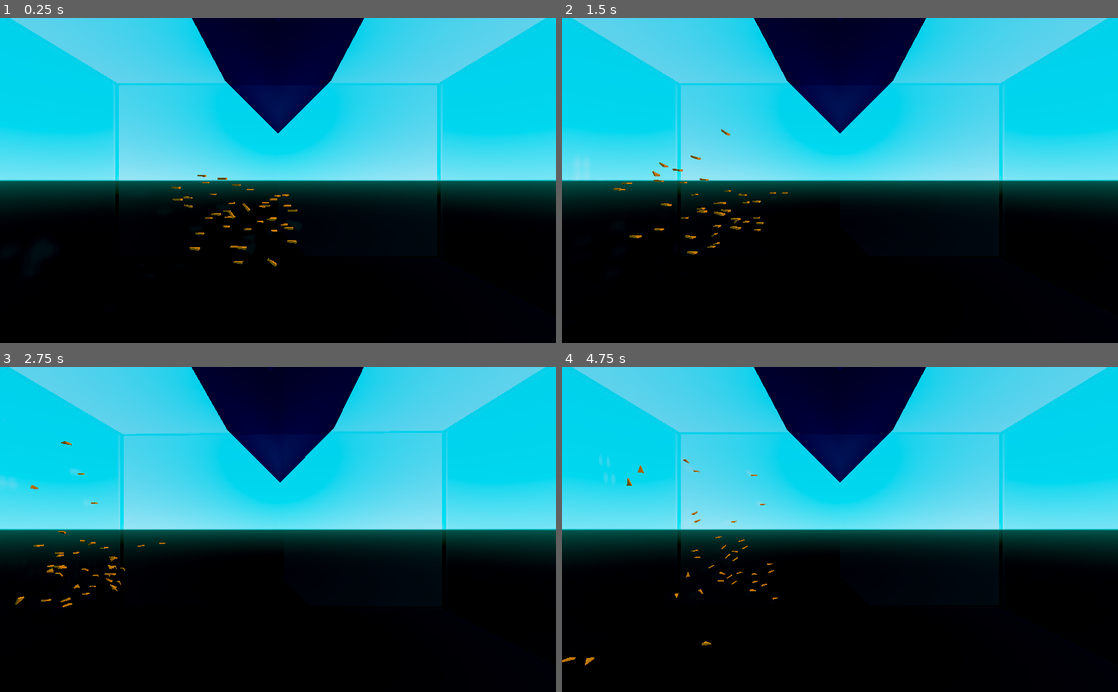
Above: before the commit, frames 1-4 (two rows, left to right).
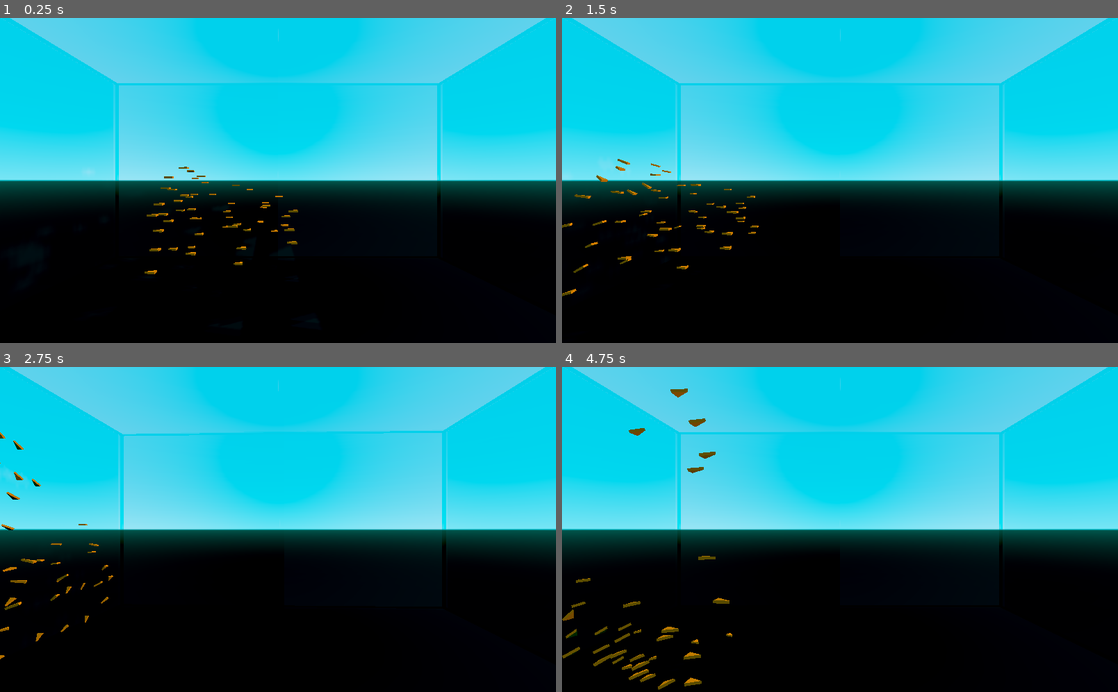
Above: after the commit, the same moments.

Repository: douwest/boids
Game: Godot game, scene res://World/World.tscn
Two runs of this game, one before a commit and one after it. Both use one fixed random seed, a clock stepped at 60 frames per second and the inputs below.
Inputs:
- Up to frame 1 (0.25 s): no input
- Up to frame 2 (1.5 s): hold Right (ui_right) 0.53-1.28 s; hold Left (ui_left) from 1.28 s (still down)
- Up to frame 3 (2.75 s): release Left (ui_left) at 2.03 s; hold Right (ui_right) from 2.03 s (still down)
- Up to frame 4 (4.75 s): release Right (ui_right) at 3.53 s; hold Left (ui_left) from 3.53 s (still down)

The runs differ from the first frame. In frame 1, 7.0% of the frame differs, in the area x 15-66%, y 0-79%; in frame 2, 7.4%; in frame 3, 7.3%; in frame 4, 7.8%, in the area x 0-66%, y 0-100%.

Commit message:
tweaked collision avoidance algorithm

Diff:
--- a/Boids/Boid.gd
+++ b/Boids/Boid.gd
@@ -2,26 +2,49 @@
 class_name Boid
 
 var direction = Vector3.FORWARD
-var velocity = Vector3.FORWARD
+var velocity = Vector3(-0.1,0,-1)
 
 onready var collisionRays = $CollisionRays
 onready var detectionZone = $DetectionZone
-onready var intent = make_ray(Vector3.FORWARD, BoidProperties.collision_depth * 1.5, true)
+onready var debug = $Debug
+onready var geom = $Debug/ImmediateGeometry
+onready var velocity_ray = make_ray(Vector3(0,0,0), 1, true)
 
 func _ready() -> void:
-	generate_collision_rays()
-	add_child(intent)
+	$Debug.add_child(velocity_ray)
+#	for n in BoidUtils.ray_directions.size():
+#		geom.begin(Mesh.PRIMITIVE_LINES)
+#		geom.add_vertex(collisionRays.transform.origin)
+#		geom.add_vertex(collisionRays.transform.origin + BoidUtils.ray_directions[n])
+#		geom.end()
 
-func _physics_process(delta) -> void:
+func _physics_process(delta):
 	var acceleration = Vector3.ZERO
 	var nearby_boids = get_nearby_boids()
 
-	#for boid in nearby_boids: make this a loop for all behaviours so it runs much faster
+	var average_offset = Vector3.ZERO
+	var average_heading = Vector3.ZERO
 
-	var cohesion_force = steer_towards(cohesion(nearby_boids)) * BoidProperties.cohesion_weight
-	var alignment_force = steer_towards(alignment(nearby_boids)) * BoidProperties.alignment_weight
-	var separation_force = steer_towards(separation(nearby_boids)) * BoidProperties.separation_weight
-	var avoidance_force = steer_towards(avoidance()) * BoidProperties.avoidance_weight
+	var cohesion_direction = Vector3.ZERO
+	var separation_direction = Vector3.ZERO
+	var alignment_direction = Vector3.ZERO
+
+	var number_of_boids = nearby_boids.size()
+
+	if number_of_boids > 0:
+		for boid in nearby_boids:
+			average_offset += boid.global_transform.origin
+			average_heading += boid.direction
+		average_offset /= number_of_boids
+
+		cohesion_direction = average_offset - global_transform.origin
+		separation_direction = -(average_offset - global_transform.origin)
+		alignment_direction = average_heading.normalized()
+
+	var cohesion_force = steer_towards(cohesion_direction) * BoidProperties.cohesion_weight
+	var alignment_force = steer_towards(alignment_direction) * BoidProperties.alignment_weight
+	var separation_force = steer_towards(separation_direction) * BoidProperties.separation_weight
+	var avoidance_force = steer_towards(avoidance(direction)) * BoidProperties.avoidance_weight
 
 	acceleration += cohesion_force
 	acceleration += alignment_force
@@ -29,60 +52,35 @@
 	acceleration += avoidance_force
 
 	velocity += acceleration * delta
+	var speed = velocity.length()
 	direction = velocity.normalized()
+	speed = clamp(speed, BoidProperties.min_speed, BoidProperties.max_speed)
+	velocity = direction * speed
+	var turn_speed = clamp((direction * direction).length(), BoidProperties.min_turn_speed, BoidProperties.max_turn_speed)
+	velocity_ray.set_cast_to((global_transform.origin + direction) * 3)
 
-	var turn_speed = direction.length_squared()
-	var speed = clamp(velocity.length(), BoidProperties.min_speed, BoidProperties.max_speed)
+	"""
+	it experiences gimbal lock when it has been rotated and is pointing to the -z direction
+	"""
+	#print('avoid: ', avoidance_force, 'dir: ', direction, 'vel: ', velocity, 'turn: ', turn_speed)
+	move_and_collide(velocity * delta)
+	smooth_rotate(direction, turn_speed)
 
-	velocity = direction * speed
+func smooth_rotate(dir: Vector3, turn_speed: float):
+	var target = transform.origin + dir
+	var current_basis = Quat(transform.basis)
+	var new_transform = transform.looking_at(target, Vector3.UP)
+	var new_basis = Quat(new_transform.basis)
+	var rotated_basis = current_basis.slerp(new_basis, turn_speed)
+	transform.basis = Basis(rotated_basis)
 
-	var current_basis = Quat(transform.basis)
-	var new_transform = transform.looking_at(transform.origin + direction, Vector3.UP)
-	var new_basis = Quat(new_transform.basis)
-	var interpolated_basis = current_basis.slerp(new_basis, clamp(turn_speed, BoidProperties.min_turn_speed, BoidProperties.max_turn_speed))
-	transform.basis = Basis(interpolated_basis)
-
-	velocity = move_and_slide(velocity)
-
-# get offset of position wrt to average position of other nearby boids
-func cohesion(boids: Array) -> Vector3:
-	var avg = Vector3.ZERO
-	if boids.size() > 0:
-		for b in boids:
-			avg += b.global_transform.origin
-		avg /= boids.size() #calculate the average position of all boids in the detection radius
-		var dir = avg - global_transform.origin  #get the direction to the offset
-		return dir
-	else:
-		return Vector3.ZERO
-
-# get average direction vector of nearby boids
-func alignment(boids: Array) -> Vector3:
-	var avg_direction = Vector3.ZERO
-	if boids.size() > 0:
-		for b in boids:
-			avg_direction += b.direction.normalized()
-		return avg_direction
-	else:
-		return Vector3.ZERO
-
-func separation(boids: Array) -> Vector3:
-	var avg = Vector3.ZERO
-	if boids.size() > 0:
-		for b in boids:
-			avg += b.global_transform.origin
-		avg /= boids.size() #calculate the average position of all boids in the detection radius
-		var dir = avg - global_transform.origin  #get the direction to the offset
-		return -dir
-	else:
-		return Vector3.ZERO
-
-func avoidance() -> Vector3:
-	if intent.is_colliding():
-		enable_rays(true)
+func avoidance(direction: Vector3) -> Vector3:
+	var space_state = get_world().direct_space_state
+	var result = space_state.intersect_ray(transform.origin, transform.origin + direction * 2, [self])
+	if result:
+		#print('colliding!')
 		return get_average_unobstructed_direction()
 	else:
-		enable_rays(false)
 		return Vector3.ZERO
 
 func get_nearby_boids() -> Array:
@@ -90,6 +88,8 @@
 	for body in detectionZone.get_overlapping_bodies():
 		if body is KinematicBody:
 			result.append(body)
+		if result.size() > 5:
+			break
 	return result
 
 func steer_towards(vector: Vector3) -> Vector3:
@@ -97,31 +97,15 @@
 
 func get_average_unobstructed_direction() -> Vector3:
 	var avg := Vector3.ZERO
-	var best_hit = intent.get_cast_to()
-	for ray in collisionRays.get_children():
-		var dir: Vector3 = ray.get_cast_to()
-		if ray.is_colliding() && ray.get_collider() is StaticBody:
-			avg -= dir
-		else:
+	var space_state = get_world().direct_space_state
+	for dir in BoidUtils.ray_directions:
+		#print(dir)
+		var result = space_state.intersect_ray(transform.origin, transform.origin + dir, [self])
+		#print('intersect ray result: ', result)
+		if !result:
 			avg += dir
-	return avg / collisionRays.get_children().size() #all are hit, return the best one
-
-func enable_rays(enabled: bool) -> void:
-	for ray in collisionRays.get_children():
-		ray.set_enabled(enabled)
-
-#Generate collision rays using golden ratio sunflower projection.
-#Then prune using dot product of cast position compared to transform basis of z-axis
-func generate_collision_rays() -> void:
-	for n in BoidProperties.num_collision_rays:
-		var phi: float = acos(1 - 2 * (n + BoidProperties.turn_fraction) / BoidProperties.num_collision_rays)
-		var theta: float = PI * (1 + pow(5, BoidProperties.turn_fraction)) * (n + BoidProperties.turn_fraction)
-		var x = sin(phi) * cos(theta)
-		var y = sin(phi) * sin(theta)
-		var z = cos(phi)
-		var ray = make_ray(Vector3(x, y, z), BoidProperties.collision_depth, false)
-		if ray.get_cast_to().dot(Vector3.FORWARD) > BoidProperties.look_back:
-			collisionRays.add_child(ray)
+	#print('avg: ', avg)
+	return avg
 
 #Create a ray, given a casting_position and flag it as enabled or disabled.
 func make_ray(casting_pos: Vector3, length: float, enabled: bool) -> RayCast:
--- a/Boids/Boid.tscn
+++ b/Boids/Boid.tscn
@@ -13,7 +13,9 @@
 size = Vector3( 0.125, 0.2, 0.04 )
 
 [sub_resource type="SphereShape" id=4]
-radius = 1.54865
+radius = 1.23589
+
+[sub_resource type="CubeMesh" id=5]
 
 [node name="Boid" type="KinematicBody"]
 input_ray_pickable = false
@@ -34,12 +36,21 @@
 }
 
 [node name="CollisionRays" type="Spatial" parent="."]
-__meta__ = {
-"_edit_lock_": true
-}
+transform = Transform( 1, 0, 0, 0, 1, 0, 0, 0, 1, 0, 0, -0.5 )
 
 [node name="DetectionZone" type="Area" parent="."]
 collision_layer = 0
 
 [node name="DetectionSphere" type="CollisionShape" parent="DetectionZone"]
 shape = SubResource( 4 )
+
+[node name="Debug" type="Spatial" parent="."]
+visible = false
+
+[node name="MeshInstance" type="MeshInstance" parent="Debug"]
+visible = false
+mesh = SubResource( 5 )
+material/0 = null
+
+[node name="ImmediateGeometry" type="ImmediateGeometry" parent="Debug"]
+visible = false
--- a/Boids/BoidProperties.gd
+++ b/Boids/BoidProperties.gd
@@ -4,17 +4,22 @@
 export var max_speed: float = 5
 
 export var min_turn_speed: float = 0.1
-export var max_turn_speed: float = 0.6
+export var max_turn_speed: float = .95
 
-export var num_collision_rays: int = 25
-export var collision_depth: float = 1.5
+export var num_collision_rays: int = 20
 
 export var turn_fraction: float = .5
 export var turn_speed: float = 1.0
 
-export var look_back: float = -0.85 #when to prune from z (sphere > cone raycast parameter)
+export var look_back: float = -0.5 #when to prune from z (sphere > cone raycast parameter)
 
-export var cohesion_weight: float = 0.5
+export var cohesion_weight: float = 1
 export var avoidance_weight: float = 1
-export var alignment_weight: float = 0.5
-export var separation_weight: float = 0.5
+export var alignment_weight: float = 1
+export var separation_weight: float = 1
+
+var directions = []
+
+func _ready():
+	#Place logic for generating raysphere here
+	self.directions = []
--- /dev/null
+++ b/Boids/BoidUtils.gd
@@ -0,0 +1,26 @@
+extends Node
+
+var ray_directions: Array = []
+
+func _ready():
+	generate_collision_rays()
+
+#Generate collision rays using golden ratio sunflower projection.
+#Then prune using dot product of cast position compared to transform basis of z-axis
+func generate_collision_rays_flat() -> void:
+	ray_directions.resize(BoidProperties.num_collision_rays)
+	for n in BoidProperties.num_collision_rays:
+		var angle = n * 2 * PI /BoidProperties.num_collision_rays
+		ray_directions[n] = Vector3.FORWARD.rotated(Vector3(0, 1, 0), angle)
+
+#Generate collision rays using golden ratio sunflower projection.
+#Then prune using dot product of cast position compared to transform basis of z-axis
+func generate_collision_rays() -> void:
+	ray_directions.resize(BoidProperties.num_collision_rays)
+	for n in BoidProperties.num_collision_rays:
+		var phi: float = acos(1 - 2 * (n + BoidProperties.turn_fraction) / BoidProperties.num_collision_rays)
+		var theta: float = PI * (1 + pow(5, BoidProperties.turn_fraction)) * (n + BoidProperties.turn_fraction)
+		var x = sin(phi) * cos(theta)
+		var y = sin(phi) * sin(theta)
+		var z = cos(phi)
+		ray_directions[n] = Vector3(x,y,z)
--- a/World/World.gd
+++ b/World/World.gd
@@ -11,20 +11,15 @@
 	for n in num_boids:
 		var boid = Boid.instance()
 		position_random(boid)
-		rotate_random(boid)
-
-func rotate_random(boid: Boid) -> void:
-	boid.rotate(Vector3(0,1,0), deg2rad(randi() % 360))
-	boid.rotate(Vector3(1,0,0), deg2rad(randi() % 360))
 
 func position_random(boid: Boid) -> void:
 	var x = rand_range(-2, 2)
 	var y = rand_range(1, 5)
-	var z = rand_range(-2, 1)
+	var z = rand_range(-2, -2)
 	boids.add_child(boid)
-	boid.global_transform.origin = Vector3(x, y, z)
+	boid.transform.origin = Vector3(x, y, z)
 	while boid.test_move(boid.transform, Vector3(x, y, z)):
 		x = rand_range(-2, 2)
 		y = rand_range(1, 5)
 		z = rand_range(-2, 1)
-		boid.global_transform.origin = Vector3(x, y, z)
+		boid.transform.origin = Vector3(x, y, z)
--- a/World/World.tscn
+++ b/World/World.tscn
@@ -1,24 +1,15 @@
-[gd_scene load_steps=7 format=2]
+[gd_scene load_steps=4 format=2]
 
 [ext_resource path="res://Camera/PivotCamera.tscn" type="PackedScene" id=1]
 [ext_resource path="res://World/Statics/Cube.tscn" type="PackedScene" id=2]
 [ext_resource path="res://World/World.gd" type="Script" id=3]
-
-[sub_resource type="SpatialMaterial" id=1]
-params_blend_mode = 3
-albedo_color = Color( 0.133333, 0.184314, 0.454902, 1 )
-
-[sub_resource type="CubeMesh" id=2]
-material = SubResource( 1 )
-
-[sub_resource type="BoxShape" id=3]
 
 [node name="World" type="Spatial"]
 script = ExtResource( 3 )
 __meta__ = {
 "_edit_lock_": true
 }
-num_boids = 40
+num_boids = 50
 
 [node name="Cube" parent="." instance=ExtResource( 2 )]
 transform = Transform( 1, 0, 0, 0, 1.12378, 0, 0, 0, 2.09118, 0, 0, 0 )
@@ -40,30 +31,6 @@
 
 [node name="Obstacles" type="Spatial" parent="."]
 
-[node name="Obstacle3" type="StaticBody" parent="Obstacles"]
-transform = Transform( 1, 0, 0, 0, 0.707107, -0.707107, 0, 0.707107, 0.707107, 0, -1, 0 )
-
-[node name="MeshInstance" type="MeshInstance" parent="Obstacles/Obstacle3"]
-transform = Transform( 3.25, 0, 0, 0, 1.5, 0, 0, 0, 1.5, 0, 0, 0 )
-mesh = SubResource( 2 )
-material/0 = null
-
-[node name="CollisionShape" type="CollisionShape" parent="Obstacles/Obstacle3"]
-transform = Transform( 3.25, 0, 0, 0, 1.5, 5.96046e-08, 0, -5.96046e-08, 1.5, 0, 0, 0 )
-shape = SubResource( 3 )
-
-[node name="Obstacle4" type="StaticBody" parent="Obstacles"]
-transform = Transform( 1, 0, 0, 0, 0.707107, -0.707107, 0, 0.707107, 0.707107, 0, 7, 0 )
-
-[node name="MeshInstance" type="MeshInstance" parent="Obstacles/Obstacle4"]
-transform = Transform( 3.25, 0, 0, 0, 1.5, 0, 0, 0, 1.5, 0, 0, 0 )
-mesh = SubResource( 2 )
-material/0 = null
-
-[node name="CollisionShape" type="CollisionShape" parent="Obstacles/Obstacle4"]
-transform = Transform( 3.25, 0, 0, 0, 1.5, 5.96046e-08, 0, -5.96046e-08, 1.5, 0, 0, 0 )
-shape = SubResource( 3 )
-
 [node name="Cameras" type="Spatial" parent="."]
 __meta__ = {
 "_edit_lock_": true
--- a/project.godot
+++ b/project.godot
@@ -27,6 +27,7 @@
 [autoload]
 
 BoidProperties="*res://Boids/BoidProperties.gd"
+BoidUtils="*res://Boids/BoidUtils.gd"
 
 [rendering]
 
Not shown: 1 places in Boids/Boid.tscn that only renumber resources
